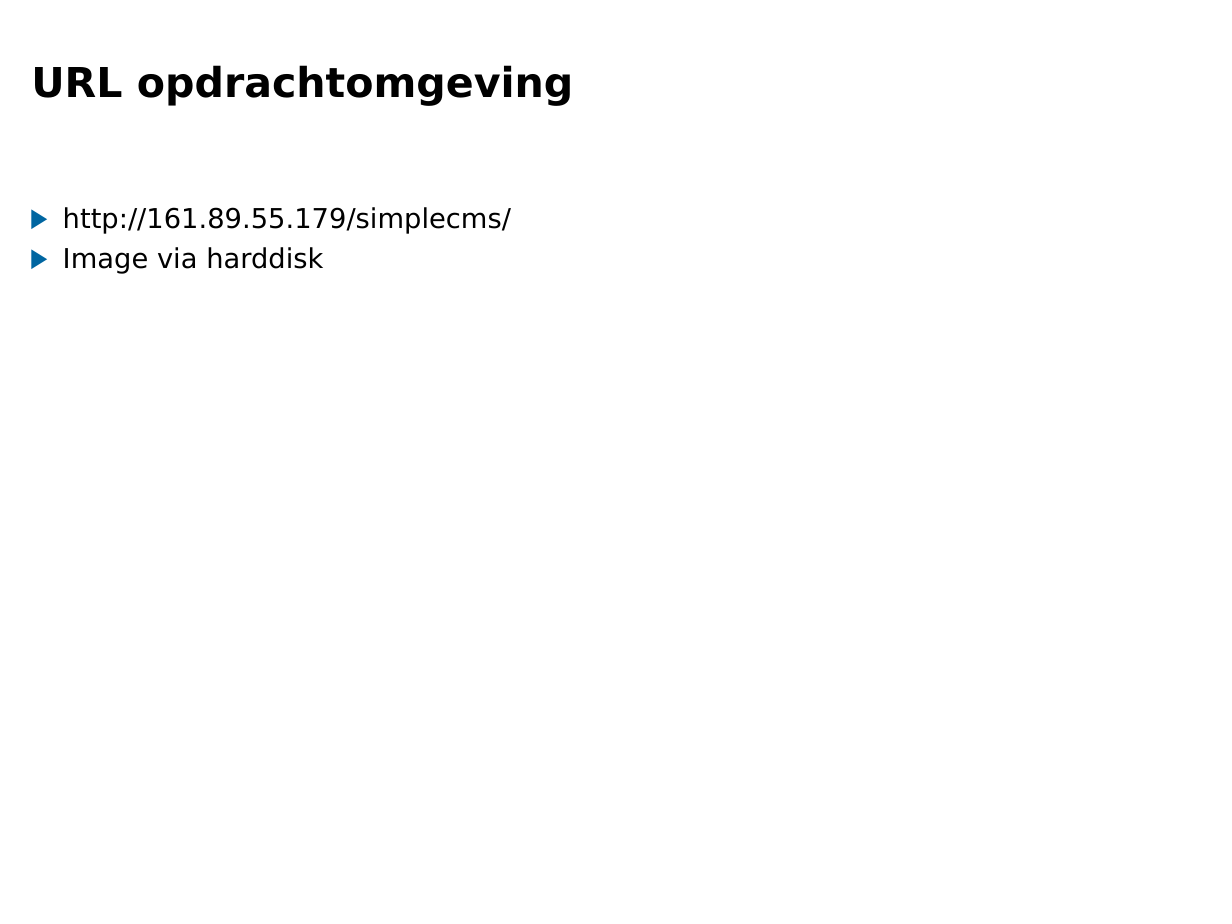
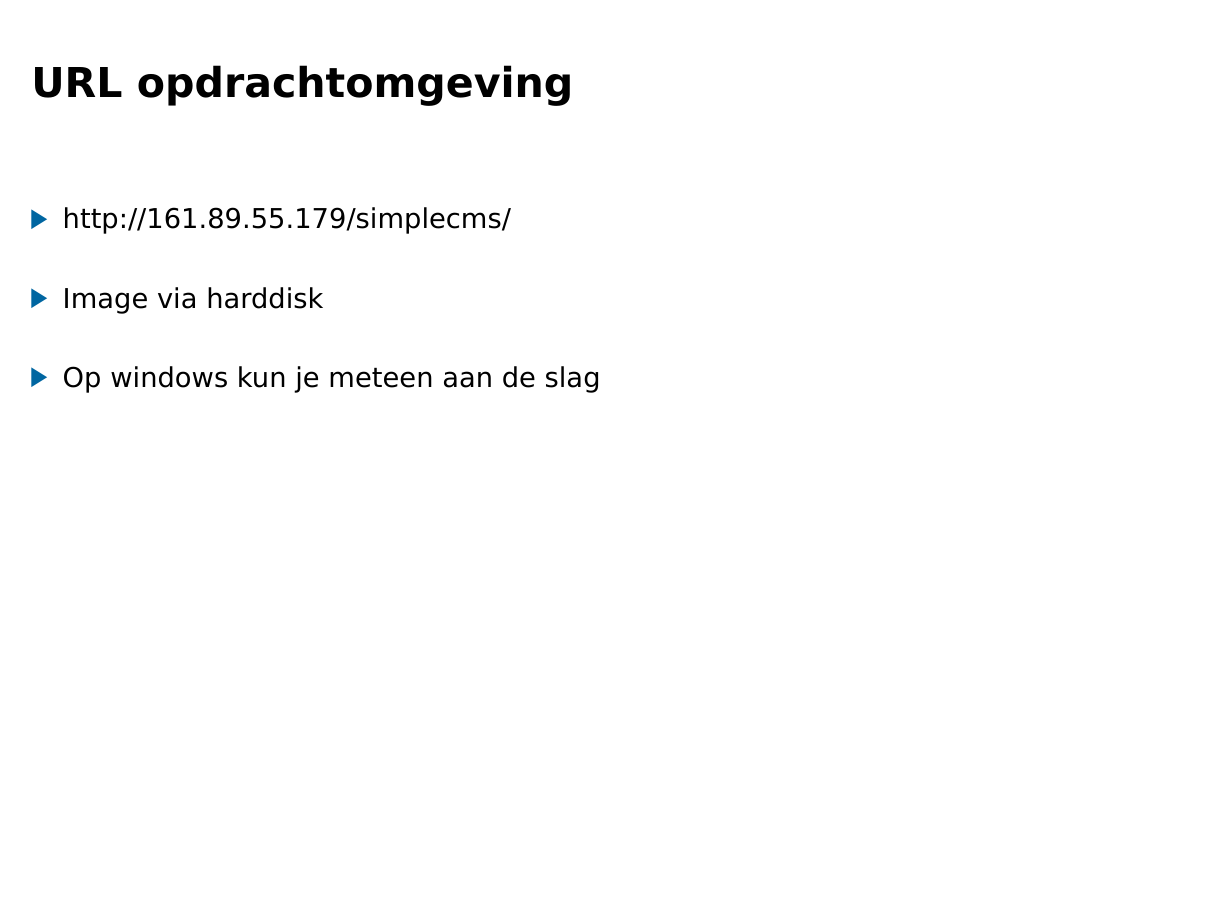
Before and after one commit to pawjanssen/javascript_training, a slide deck: slide 5 of opdrachten/presentaties/case1_opzet_omgeving.odp. Drawn at 1232x924 pixels with LibreOffice and Linux fonts; fonts in the diff are those of the drawing; background and template pictures are left out. Boxes give left, top, right and bottom in pixels: in the first picture for what was removed or moved away, otherwise in the second. Text is boxed around its words. In the diff, an @@ line names an element or a change of style, - is before the commit and + after.

Commit message:
Opdracht 1 - presentaties geupdate

```diff
--- a/opdrachten/presentaties/case1_opzet_omgeving.odp
+++ b/opdrachten/presentaties/case1_opzet_omgeving.odp
@@ text at box(63, 366, 601, 393): paragraph added @@
+▶ Op windows kun je meteen aan de slag
```
Also in this commit, not shown: 3 other slides changed, 1 other file.
